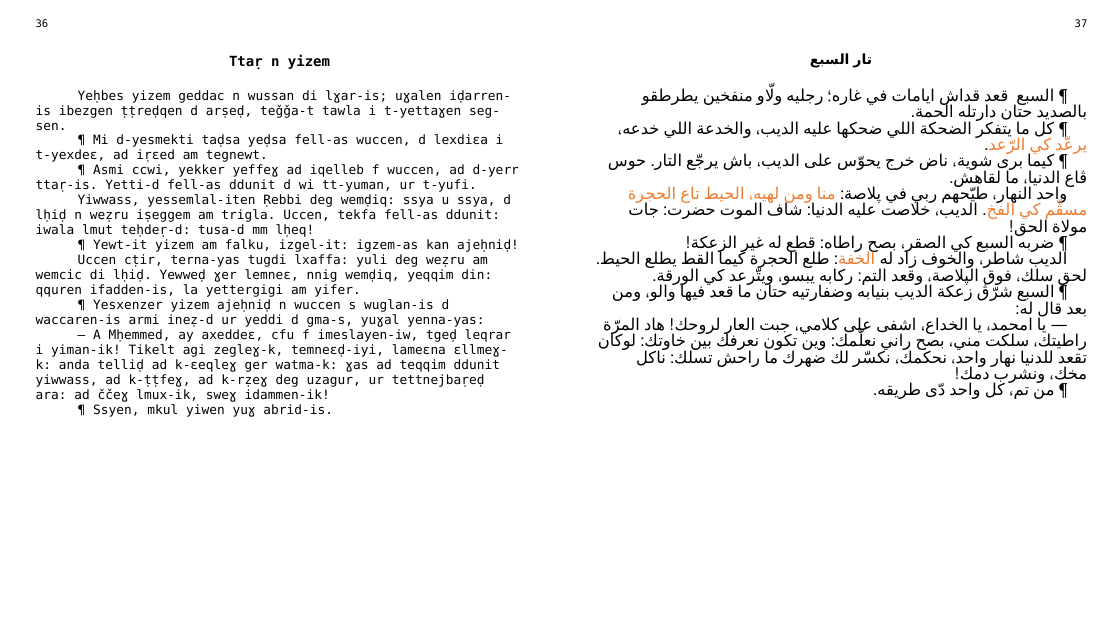
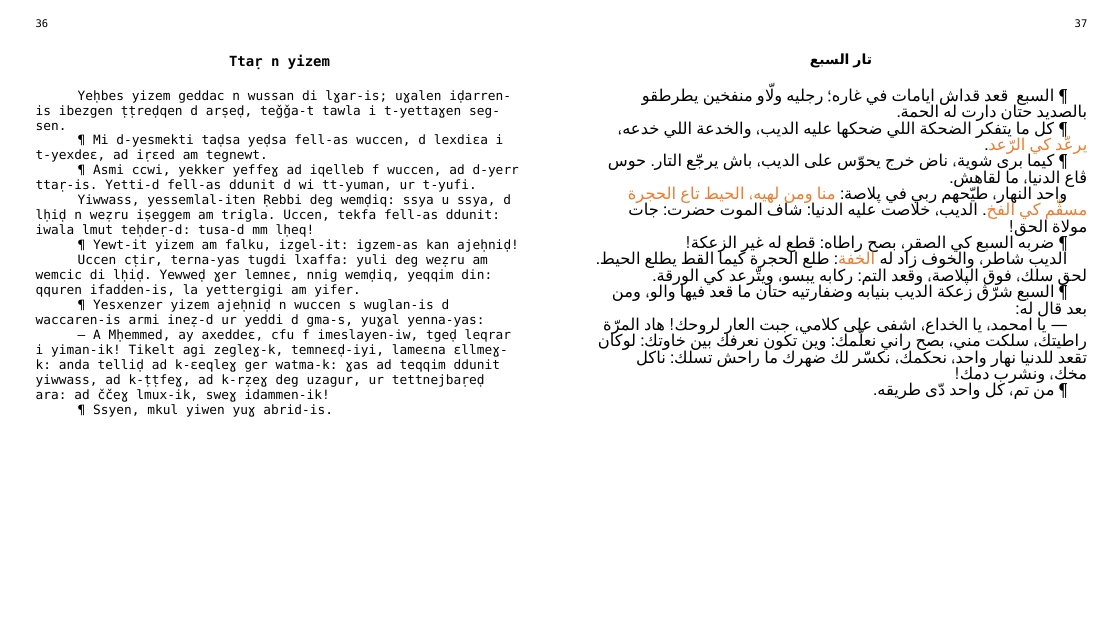
Before and after one commit to sferhah/tamacahut_n_wuccen, a slide deck: slide 15 of Uccen.ConsoleApp/Resources/pptx/uccen.arq.pptx. Drawn at 1120x630 pixels with LibreOffice and Linux fonts; fonts in the diff are those of the drawing. Boxes give left, top, right and bottom in pixels: in the first picture for what was removed or moved away, otherwise in the second. Text is boxed around its words. In the diff, an @@ line names an element or a change of style, - is before the commit and + after.

```diff
--- a/Uccen.ConsoleApp/Resources/pptx/uccen.arq.pptx
+++ b/Uccen.ConsoleApp/Resources/pptx/uccen.arq.pptx
@@ table at <box>27,13,1096,607</box> @@
-row 3, column 3: ¶ السبع قعد قداش ايامات في غاره؛ رجليه ولّاو منفخين يطرطقو بالصديد حتان دارتله الحمة. / ¶ كل ما يتفكر الضحكة اللي ضحكها عليه الديب، والخدعة اللي خدعه، يرعّد كي الرّعد. / ¶ كيما برى شوية، ناض خرج يحوّس على الديب، باش يرجّع التار. حوس ڨاع الدنيا، ما لقاهش. / واحد النهار، طيّحهم ربي في پلاصة: منا ومن لهيه، الحيط تاع الحجرة مسڨّم كي الفخ. الديب، خلاصت عليه الدنيا: شاف الموت حضرت: جات مولاة الحق! / ¶ ضربه السبع كي الصقر، بصح راطاه: قطع له غير الزعكة! / الديب شاطر، والخوف زاد له الخفة: طلع الحجرة كيما القط يطلع الحيط. لحق سلك، فوق الپلاصة، وقعد التم: ركابه يبسو، ويتّرعد كي الورقة. / ¶ السبع شرّڨ زعكة الديب بنيابه وضفارتيه حتان ما قعد فيها والو، ومن بعد قال له: / — يا امحمد، يا الخداع، اشفى على كلامي، جبت العار لروحك! هاد المرّة راطيتك، سلكت مني، بصح راني نعلّمك: وين تكون نعرفك بين خاوتك: لوكان تقعد للدنيا نهار واحد، نحكمك، نكسّر لك ضهرك ما راحش تسلك: ناكل مخك، ونشرب دمك! / ¶ من تم، كل واحد دّى طريقه.
+row 3, column 3: ¶ السبع قعد قداش ايامات في غاره؛ رجليه ولّاو منفخين يطرطقو بالصديد حتان دارت له الحمة. / ¶ كل ما يتفكر الضحكة اللي ضحكها عليه الديب، والخدعة اللي خدعه، يرعّد كي الرّعد. / ¶ كيما برى شوية، ناض خرج يحوّس على الديب، باش يرجّع التار. حوس ڨاع الدنيا، ما لقاهش. / واحد النهار، طيّحهم ربي في پلاصة: منا ومن لهيه، الحيط تاع الحجرة مسڨّم كي الفخ. الديب، خلاصت عليه الدنيا: شاف الموت حضرت: جات مولاة الحق! / ¶ ضربه السبع كي الصقر، بصح راطاه: قطع له غير الزعكة! / الديب شاطر، والخوف زاد له الخفة: طلع الحجرة كيما القط يطلع الحيط. لحق سلك، فوق الپلاصة، وقعد التم: ركابه يبسو، ويتّرعد كي الورقة. / ¶ السبع شرّڨ زعكة الديب بنيابه وضفارتيه حتان ما قعد فيها والو، ومن بعد قال له: / — يا امحمد، يا الخداع، اشفى على كلامي، جبت العار لروحك! هاد المرّة راطيتك، سلكت مني، بصح راني نعلّمك: وين تكون نعرفك بين خاوتك: لوكان تقعد للدنيا نهار واحد، نحكمك، نكسّر لك ضهرك ما راحش تسلك: ناكل مخك، ونشرب دمك! / ¶ من تم، كل واحد دّى طريقه.
```
Also in this commit, not shown: 5 other slides changed, 1 other file.
